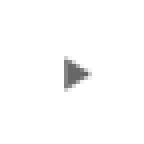
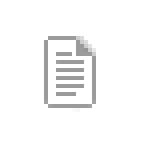
Before/after of a 144 × 144 layered artwork. What changed in the layer stack:
hid "Layer 5" over [64, 56, 92, 92]
added layer "Layer 7" (50%) above "Layer 4" over [56, 52, 84, 96]
showed "Layer 4", opacity 50% → 100%, painted on it over [44, 36, 96, 112]
